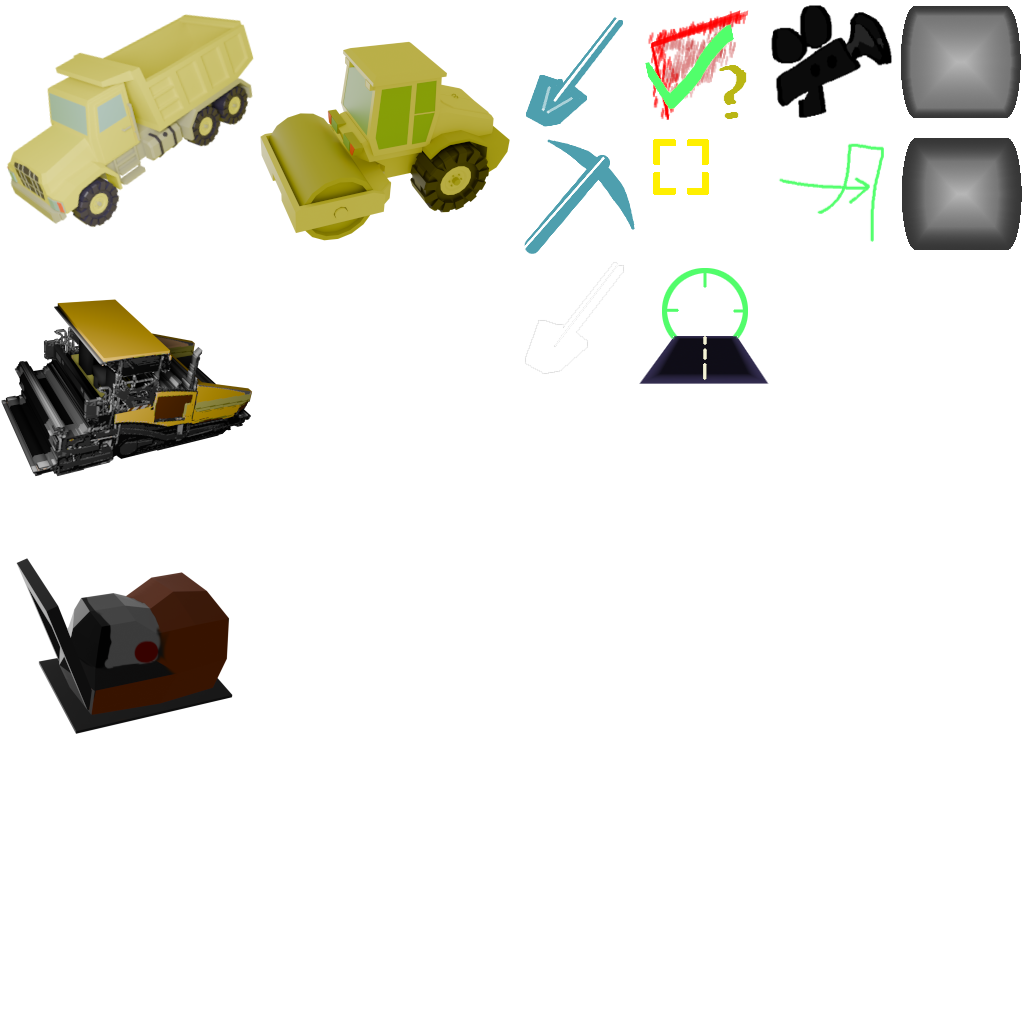
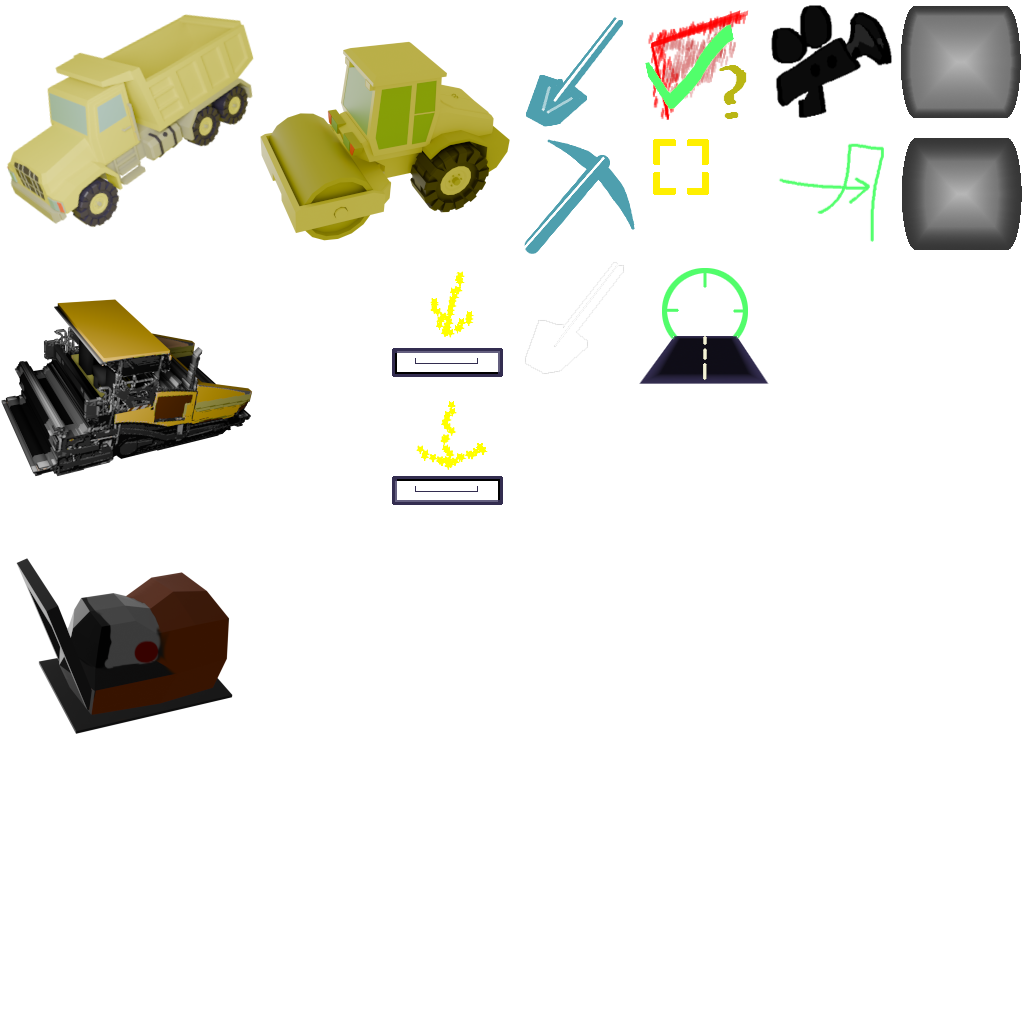
Before/after of a 1024 x 1024 layered artwork. What changed in the layer stack:
added layer "space _key_pressed" above "space _key" over (392, 401, 503, 505)
added layer "space _key" above "shovel_icon_outline.png" over (392, 271, 503, 377)
